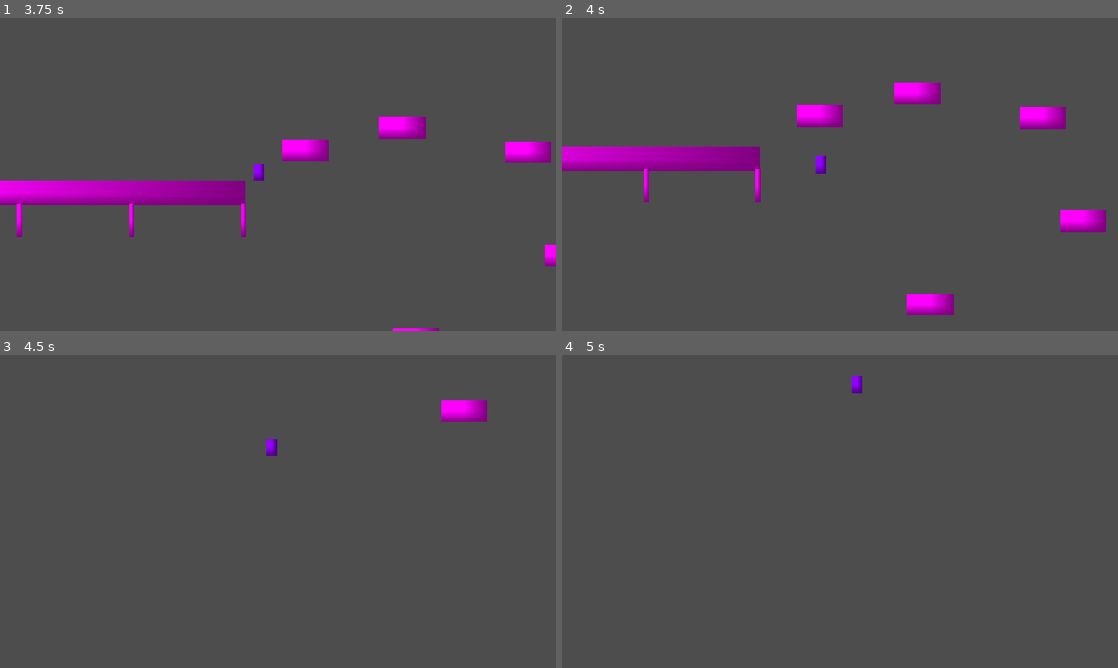
Above: before the commit, frames 1-4 (two rows, left to right).
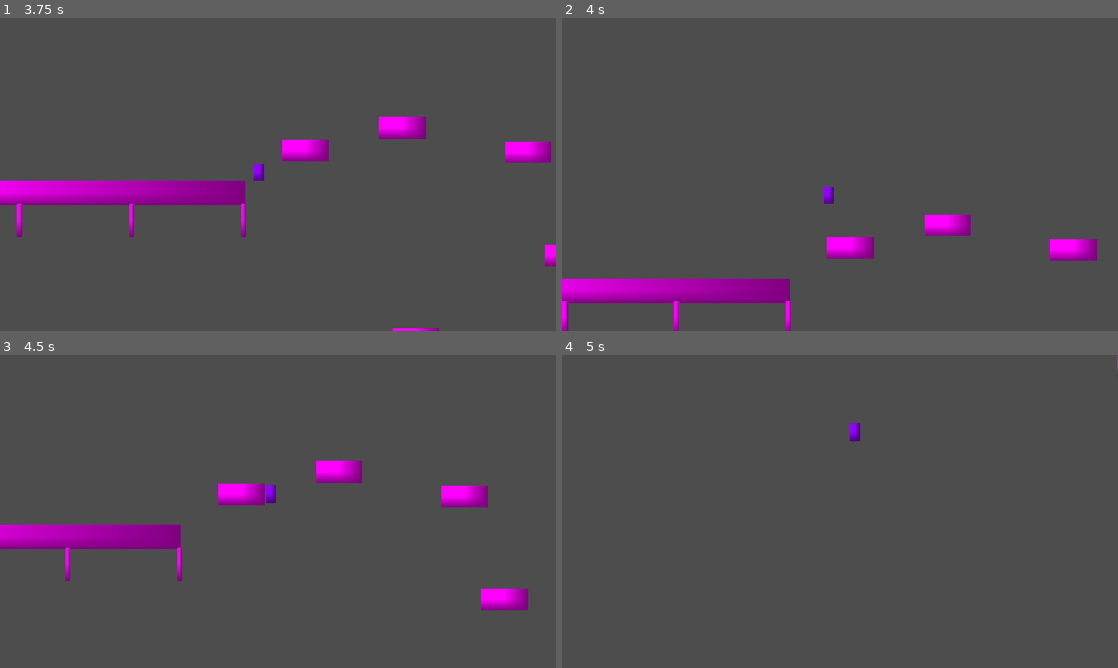
Above: after the commit, the same moments.

Repository: sharwenn-dev/cerulean_eclipse
Game: Godot game, scene res://scenes/test_world.tscn
Two runs of this game, one before a commit and one after it. Both use one fixed random seed, a clock stepped at 60 frames per second and the inputs below.
Inputs:
- Up to frame 1 (3.75 s): tap Enter (ui_accept) at 0.5, 0.77, 1.52, 3.02 s; hold D (ui_right) 0.53-2.03 s; hold A (ui_left) 2.03-2.78 s; hold D (ui_right) from 2.78 s (still down)
- Up to frame 2 (4 s): keep holding D (ui_right); tap Enter (ui_accept) at 3.77 s
- Up to frame 3 (4.5 s): release D (ui_right) at 4.28 s; hold A (ui_left) from 4.28 s (still down)
- Up to frame 4 (5 s): keep holding A (ui_left); tap Enter (ui_accept) at 4.52 s

Frame 1 is identical in both runs. In frame 2, 11% of the frame differs, in the area x 0-98%, y 20-100%; in frame 3, 5.8%; in frame 4, 0.2%.

Commit message:
11/17/2025 slight double jump change
- you can now double jump without using your first jump

Diff:
--- a/entities/player.gd
+++ b/entities/player.gd
@@ -157,7 +157,7 @@
 	if jump_buffer > 0 and (is_on_floor() or coyote_time > 0) and not has_jumped:
 		do_jump()
 		coyote_time = 0.0
-	elif jump_buffer > 0 and (not is_on_floor() or coyote_time > 0) and has_jumped and not has_double_jumped:
+	elif jump_buffer > 0 and (not is_on_floor() or coyote_time > 0) and not has_double_jumped:
 		do_double_jump()
 		coyote_time = 0.0
 	# releasing jump kills variable jump instantly
